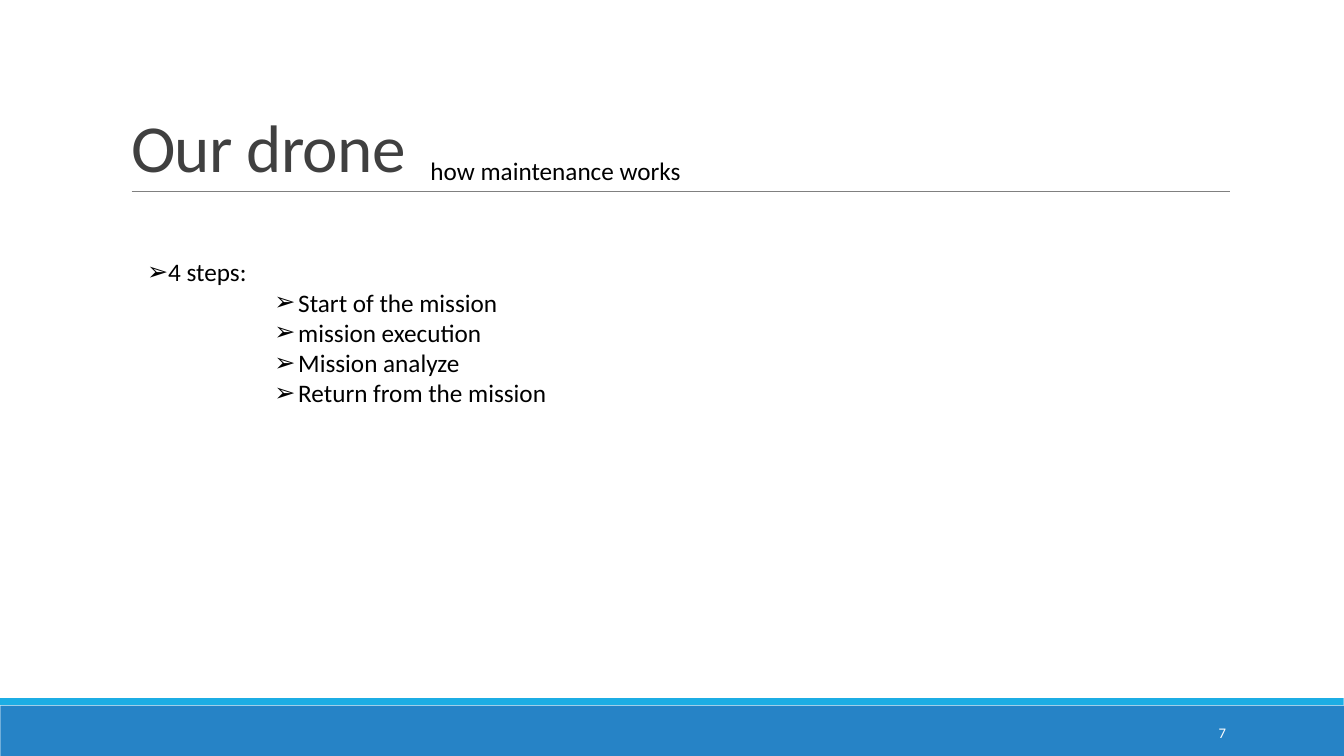
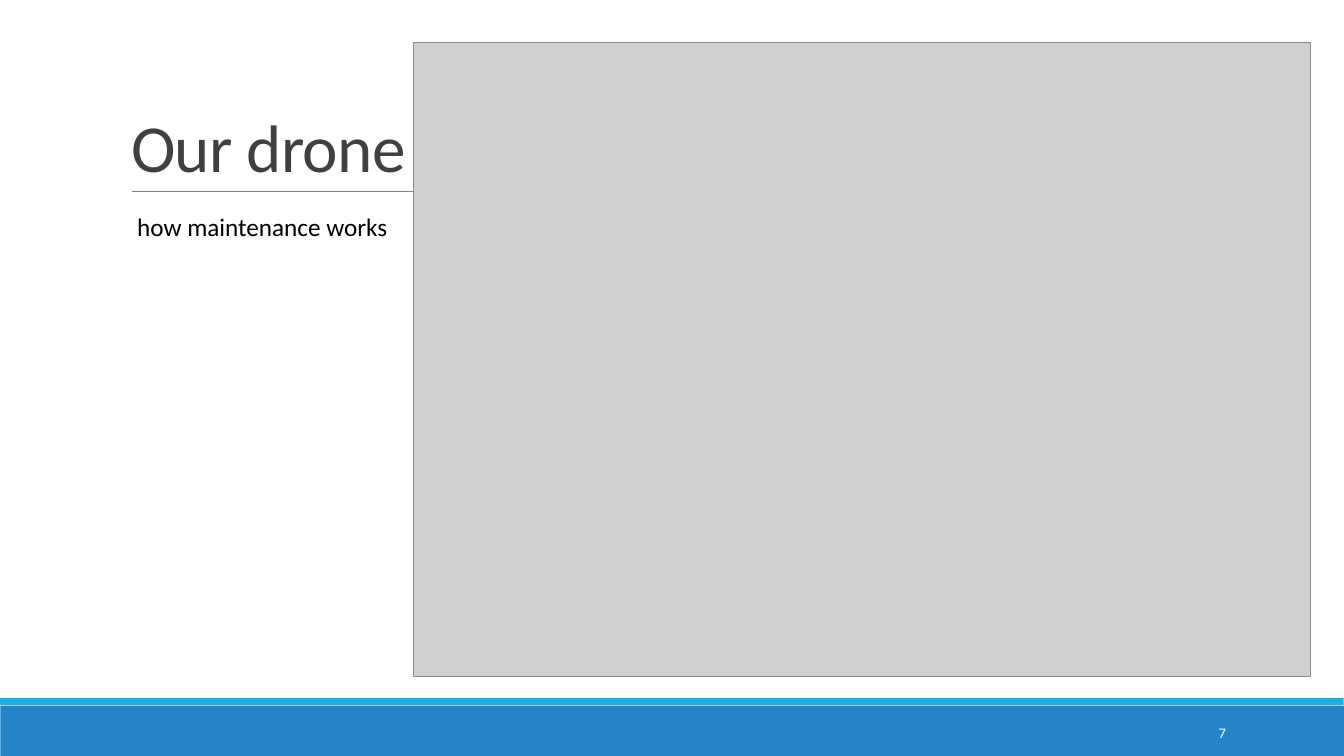
Before and after one commit to Jacquelinehhy/Group-1-, a slide deck: slide 7 of soutenance.pptx. Drawn at 1344x756 pixels with LibreOffice and Linux fonts; fonts in the diff are those of the drawing; grey boxes stand for pictures. Boxes give left, top, right and bottom in pixels: in the first picture for what was removed or moved away, otherwise in the second. Text is boxed around its words. In the diff, an @@ line names an element or a change of style, - is before the commit and + after.

```diff
--- a/soutenance.pptx
+++ b/soutenance.pptx
@@ picture added at bbox=[413, 42, 1311, 677] @@
@@ text "how maintenance works": place and size @@
-text "how maintenance works" at bbox=[430, 162, 681, 181]
+text "how maintenance works" at bbox=[137, 218, 387, 237]
@@ text removed at bbox=[168, 264, 546, 403] @@
-➢ 4 steps:
-      ➢ Start of the mission
-      ➢ mission execution
-      ➢ Mission analyze
-      ➢ Return from the mission
```
Also in this commit, not shown: 1 other slide changed.
